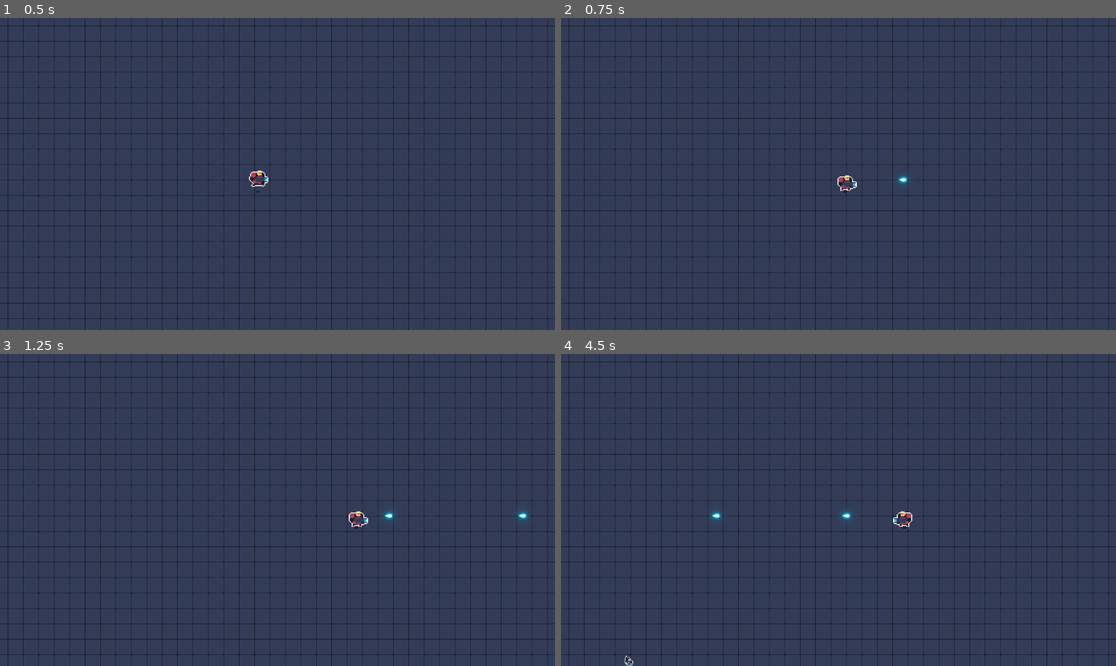
Above: before the commit, frames 1-4 (two rows, left to right).
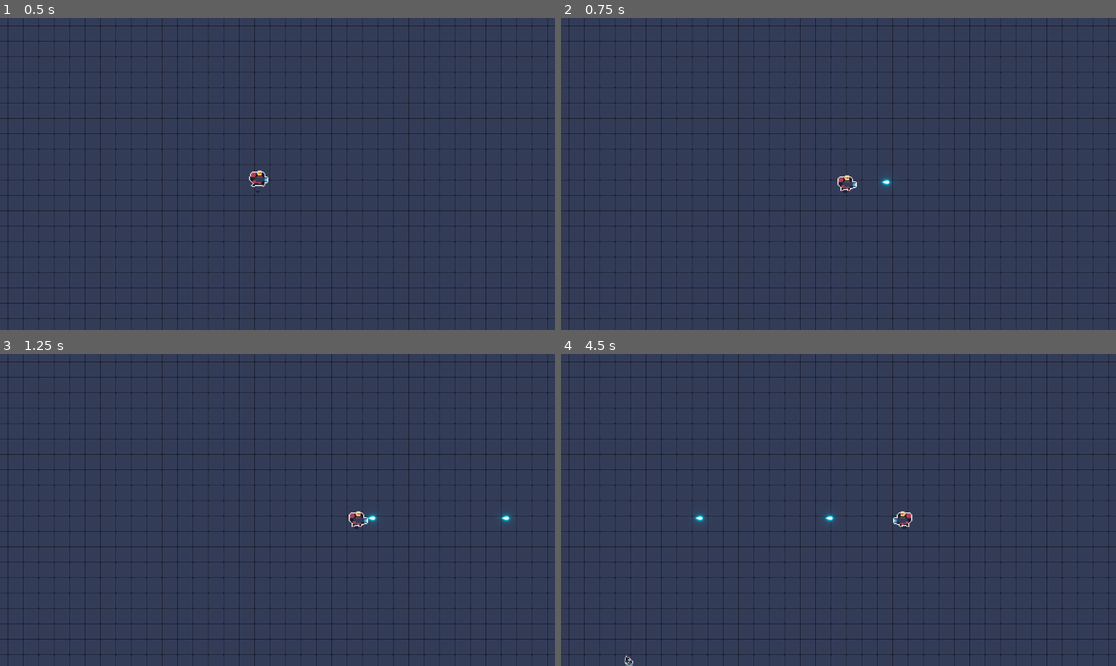
Above: after the commit, the same moments.

Repository: ShaidR/Zombie
Game: Godot game, scene res://scenes/main.tscn
Two runs of this game, one before a commit and one after it. Both use one fixed random seed, a clock stepped at 60 frames per second and the inputs below.
Inputs:
- Up to frame 1 (0.5 s): no input
- Up to frame 2 (0.75 s): tap Enter at 0.5 s; hold Right (move_right) from 0.53 s (still down); hold Space (shoot) from 0.53 s (still down)
- Up to frame 3 (1.25 s): keep holding Right (move_right); keep holding Space (shoot)
- Up to frame 4 (4.5 s): release Right (move_right) at 1.28 s; release Space (shoot) at 1.28 s; hold Down (move_down) 1.28-2.03 s; tap Space (shoot) at 1.35, 2.85, 4.35 s; hold Right (move_right) 2.03-2.78 s; hold Space (shoot) 2.03-2.78 s; hold Up (move_up) 2.78-3.53 s; hold Space (shoot) 3.53-4.28 s; hold Left (move_left) from 3.53 s (still down)

Frame 1 is identical in both runs. In frame 2, less than 0.1% of the frame differs, in the area x 57-63%, y 50-55%; in frame 3, 0.2%; in frame 4, 0.2%, in the area x 24-53%, y 50-55%.

Commit message:
Hooked up weapon cycling.

Diff:
--- a/Survivor/game_data/projectiles/rifle_bullet.tres
+++ b/Survivor/game_data/projectiles/rifle_bullet.tres
@@ -1,10 +1,10 @@
 [gd_resource type="Resource" script_class="Projectile" load_steps=3 format=3 uid="uid://2f12kcu5x08x"]
 
 [ext_resource type="Script" path="res://scripts/scriptable_objects/projectile.gd" id="1_r8jaq"]
-[ext_resource type="Texture2D" uid="uid://c6mvf30fm4qgo" path="res://art/imported/Laser Sprites/15.png" id="2_udr51"]
+[ext_resource type="Texture2D" uid="uid://cgwhjrc881rts" path="res://art/imported/Laser Sprites/05.png" id="2_iird6"]
 
 [resource]
 script = ExtResource("1_r8jaq")
 damage = 4.0
-speed = 300.0
-sprite = ExtResource("2_udr51")
+speed = 750.0
+sprite = ExtResource("2_iird6")
--- a/Survivor/game_data/projectiles/shotgun_bullet.tres
+++ b/Survivor/game_data/projectiles/shotgun_bullet.tres
@@ -1,10 +1,10 @@
 [gd_resource type="Resource" script_class="Projectile" load_steps=3 format=3 uid="uid://dbgf1j7k8bo5g"]
 
 [ext_resource type="Script" path="res://scripts/scriptable_objects/projectile.gd" id="1_7loe4"]
-[ext_resource type="Texture2D" uid="uid://cwpmbcqratvwm" path="res://art/imported/Laser Sprites/25.png" id="2_num5x"]
+[ext_resource type="Texture2D" uid="uid://dq47qq3ky5bfj" path="res://art/imported/Laser Sprites/02.png" id="2_w02ag"]
 
 [resource]
 script = ExtResource("1_7loe4")
 damage = 8.0
-speed = 300.0
-sprite = ExtResource("2_num5x")
+speed = 750.0
+sprite = ExtResource("2_w02ag")
--- a/Survivor/scenes/main.tscn
+++ b/Survivor/scenes/main.tscn
@@ -1,9 +1,10 @@
-[gd_scene load_steps=7 format=3 uid="uid://c8w3d0l7l5hhi"]
+[gd_scene load_steps=8 format=3 uid="uid://c8w3d0l7l5hhi"]
 
 [ext_resource type="Texture2D" uid="uid://c3m8bd0j6bo4b" path="res://art/imported/tileset x1.png" id="1_wg1bj"]
 [ext_resource type="PackedScene" uid="uid://cp35vnuvkbeqt" path="res://scenes/player.tscn" id="2_l2x1g"]
 [ext_resource type="PackedScene" uid="uid://dl3xhk8lm1bn1" path="res://scenes/enemy_spawner.tscn" id="3_iv1en"]
 [ext_resource type="PackedScene" uid="uid://blqv77o3fvyll" path="res://scenes/projectile_manager.tscn" id="4_qe6st"]
+[ext_resource type="PackedScene" uid="uid://bid8ouyo82h5l" path="res://weapon_cycle_manager.tscn" id="5_hm53e"]
 
 [sub_resource type="TileSetAtlasSource" id="TileSetAtlasSource_4niyg"]
 texture = ExtResource("1_wg1bj")
@@ -915,3 +916,5 @@
 [node name="EnemySpawner" parent="." instance=ExtResource("3_iv1en")]
 
 [node name="ProjectileManager" parent="." instance=ExtResource("4_qe6st")]
+
+[node name="WeaponCycleManager" parent="." instance=ExtResource("5_hm53e")]
--- a/Survivor/scripts/entities/player.gd
+++ b/Survivor/scripts/entities/player.gd
@@ -6,7 +6,7 @@
 @onready var _weapon_handler: WeaponHandler = $WeaponHandler
 @onready var _sprite: Sprite2D = $Sprite2D
 
-var _active_weapon: Weapon;
+var _active_weapon_index: int;
 
 func _init() -> void:
 	unit_name = "Player"
@@ -14,17 +14,18 @@
 
 func _ready() -> void:
 	currentHealth = unit_stats.max_health
-	_active_weapon = _weapon_inventory[0]
-	_weapon_handler.set_active_weapon(_active_weapon)
+	_active_weapon_index = 0
+	_weapon_handler.set_active_weapon(_weapon_inventory[_active_weapon_index])
+	GameSignalBus.cycle_weapon.connect(_cycle_weapon)
 
 func _physics_process(_delta: float) -> void:
 	move_and_slide()
 
 func _process(_delta) -> void:
-	handleInput()
+	_handleInput()
 	_updateAnimation()
 
-func handleInput() -> void:
+func _handleInput() -> void:
 	var move_direction: Vector2 = Input.get_vector("move_left", "move_right", "move_up", "move_down")
 	velocity = move_direction * unit_stats.speed
 	if move_direction.x > 0.1:
@@ -50,7 +51,6 @@
 		elif velocity.y < 0: direction = "Right"
 		_animations.play("walk" + direction)
 
-
 func _on_body_entered_hurt_area(body: Node2D):
 	if body.is_in_group("enemies"):
 		var enemy = body as Unit
@@ -61,3 +61,9 @@
 	currentHealth -= damage
 	print(currentHealth)
 	# TODO: Check for game over and fire event
+
+func _cycle_weapon() -> void:
+	_active_weapon_index = (_active_weapon_index + 1) % _weapon_inventory.size()
+
+	_weapon_handler.set_active_weapon(
+		_weapon_inventory[_active_weapon_index])
--- a/Survivor/scripts/managers/game_signal_bus.gd
+++ b/Survivor/scripts/managers/game_signal_bus.gd
@@ -1,3 +1,4 @@
 extends Node
 
 signal fire_projectile(projectile_info: Projectile, position: Vector2, direction: Vector2)
+signal cycle_weapon()
--- /dev/null
+++ b/Survivor/scripts/managers/weapon_cycle_manager.gd
@@ -0,0 +1,11 @@
+class_name WeaponCycleManager
+extends Node
+
+@onready var _weapon_cycle_timer = $WeaponCycleTimer
+
+func _ready() -> void:
+	_weapon_cycle_timer.autostart = true
+	_weapon_cycle_timer.connect("timeout", _on_weapon_cycle_timer_timeout)
+
+func _on_weapon_cycle_timer_timeout() -> void:
+	GameSignalBus.cycle_weapon.emit()
--- a/Survivor/scripts/scriptable_objects/weapon.gd
+++ b/Survivor/scripts/scriptable_objects/weapon.gd
@@ -6,4 +6,3 @@
 @export var reload_time: float
 
 @export var projectile: Projectile
-@export var projectile_spawn_offset: Vector2
--- a/Survivor/scripts/weapon_handlers/weapon_handler.gd
+++ b/Survivor/scripts/weapon_handlers/weapon_handler.gd
@@ -2,7 +2,6 @@
 extends Node2D
 
 @onready var _fire_timer: Timer = $FireTimer
-@onready var _base_bullet_scene: PackedScene = preload("res://scenes/bullet.tscn")
 
 var _active_weapon: Weapon;
 var _can_fire: bool = false;
@@ -16,13 +15,17 @@
 func shoot(direction: Vector2) -> void:
 	if _can_shoot():
 		_can_fire = false
-		GameSignalBus.fire_projectile.emit(_active_weapon.projectile, global_position + _active_weapon.projectile_spawn_offset, direction)
+		GameSignalBus.fire_projectile.emit(
+			_active_weapon.projectile,
+			global_position,
+			direction)
 		_fire_timer.start()
 
 func _can_shoot() -> bool:
 	return _active_weapon != null and _can_fire
 
 func set_active_weapon(weapon: Weapon) -> void:
+	print_debug("Setting Active Weapon to ", weapon.name)
 	_active_weapon = weapon
 	# Note: If we allow manual swapping of weapon, we should preserve the fire
 	# cooldown so players can't cheat.
--- /dev/null
+++ b/Survivor/weapon_cycle_manager.tscn
@@ -0,0 +1,10 @@
+[gd_scene load_steps=2 format=3 uid="uid://bid8ouyo82h5l"]
+
+[ext_resource type="Script" path="res://scripts/managers/weapon_cycle_manager.gd" id="1_t0pcv"]
+
+[node name="WeaponCycleManager" type="Node"]
+script = ExtResource("1_t0pcv")
+
+[node name="WeaponCycleTimer" type="Timer" parent="."]
+wait_time = 10.0
+autostart = true
